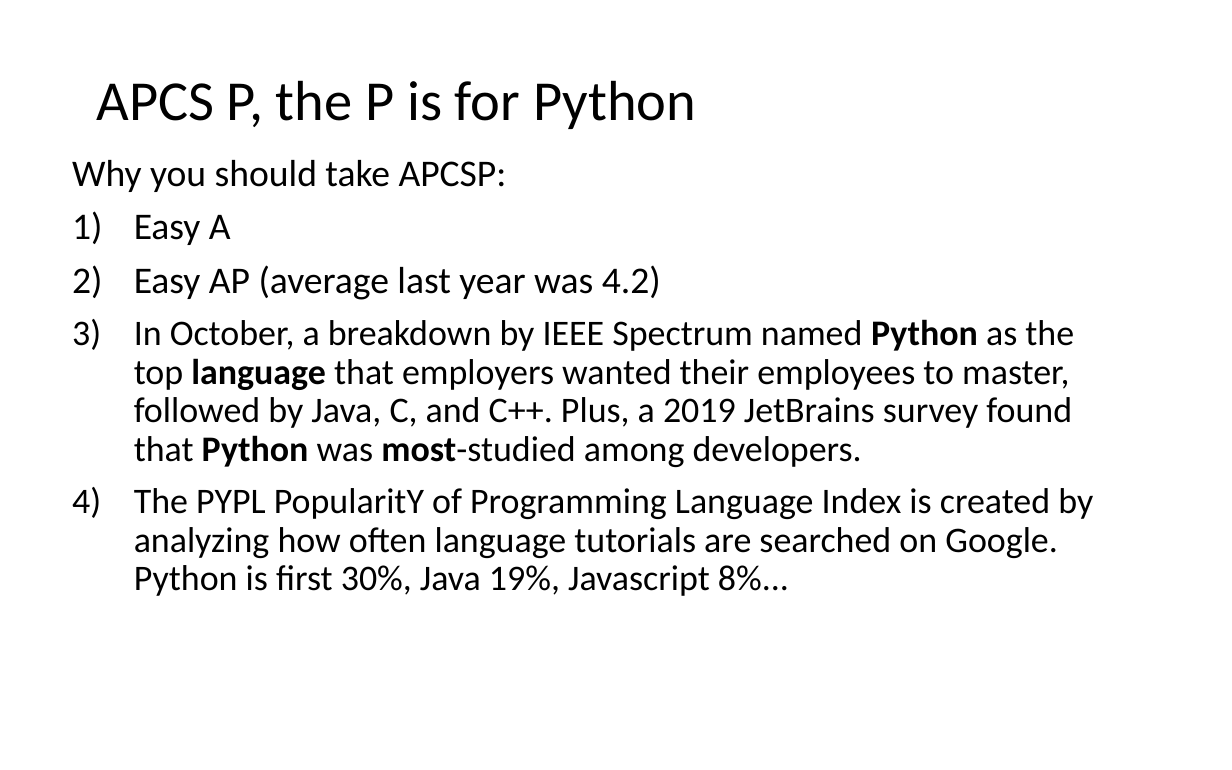
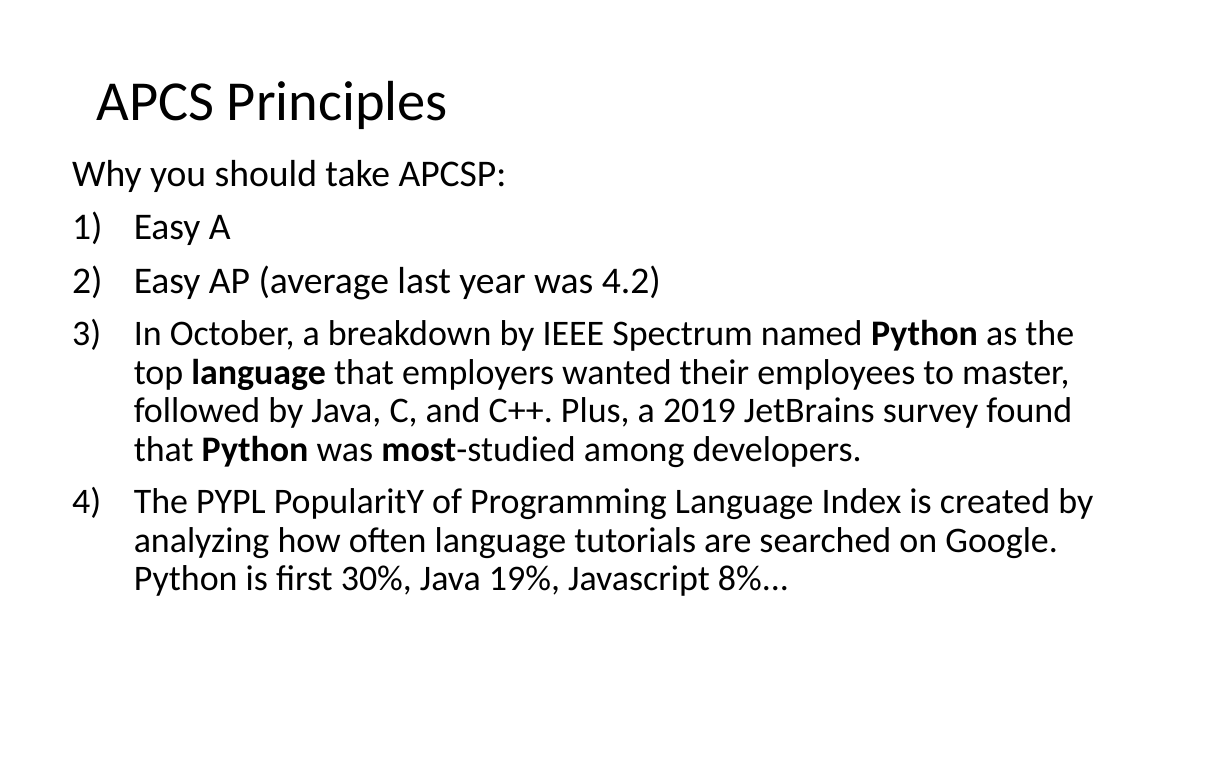
Before and after one commit to LongBaoNguyen/longbaonguyen.github.io, a slide deck: slide 2 of courses/apcsp/apcspwhy.pptx. Drawn at 1232x770 pixels with LibreOffice and Linux fonts; fonts in the diff are those of the drawing; background and template pictures are left out. Boxes give left, top, right and bottom in pixels: in the first picture for what was removed or moved away, otherwise in the second. Text is boxed around its words. In the diff, an @@ line names an element or a change of style, - is before the commit and + after.

```diff
--- a/courses/apcsp/apcspwhy.pptx
+++ b/courses/apcsp/apcspwhy.pptx
@@ title at (x1=96, y1=80, x2=448, y2=129): text changed @@
-APCS P, the P is for Python
+APCS Principles
```
Also in this commit, not shown: 18 other files.
